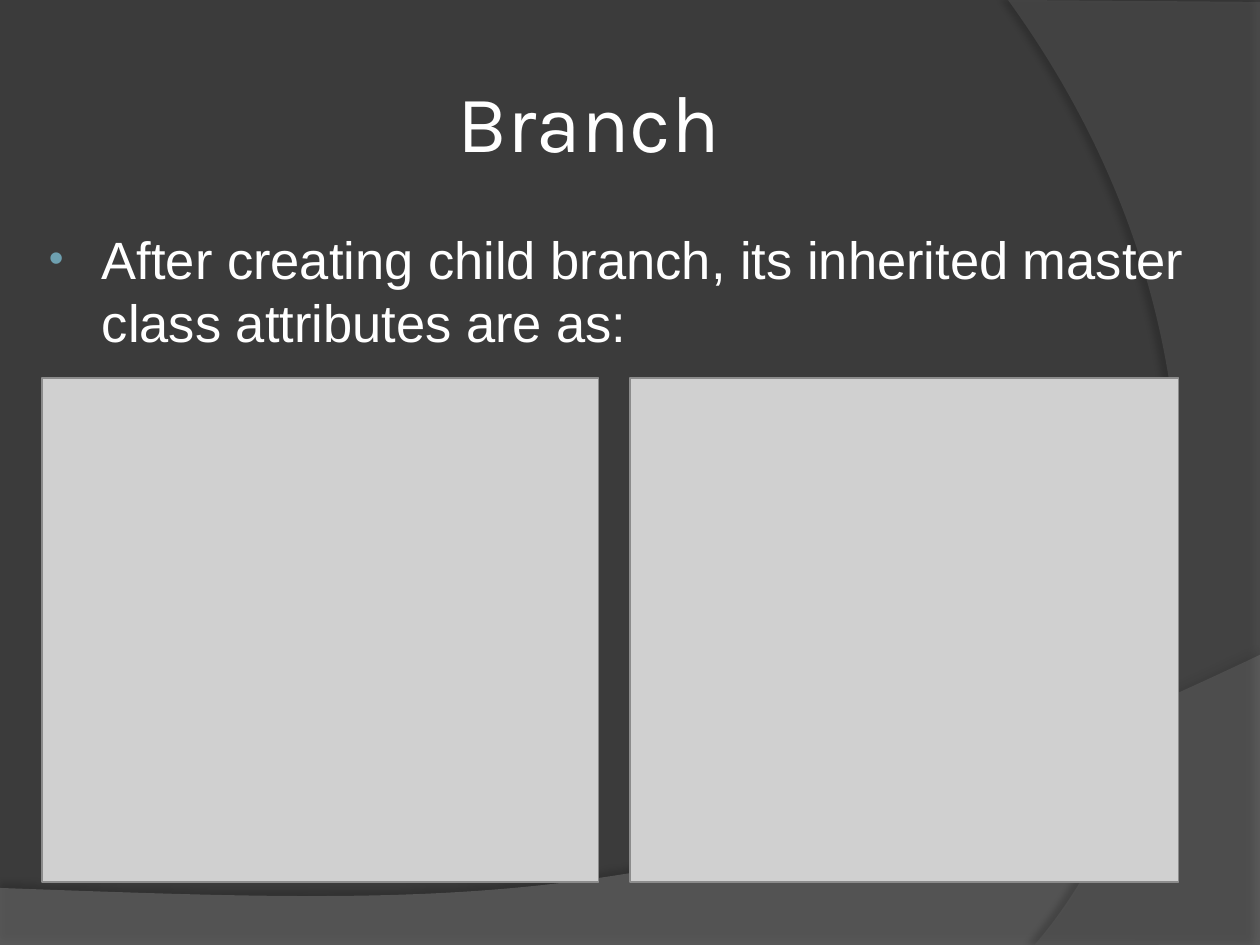
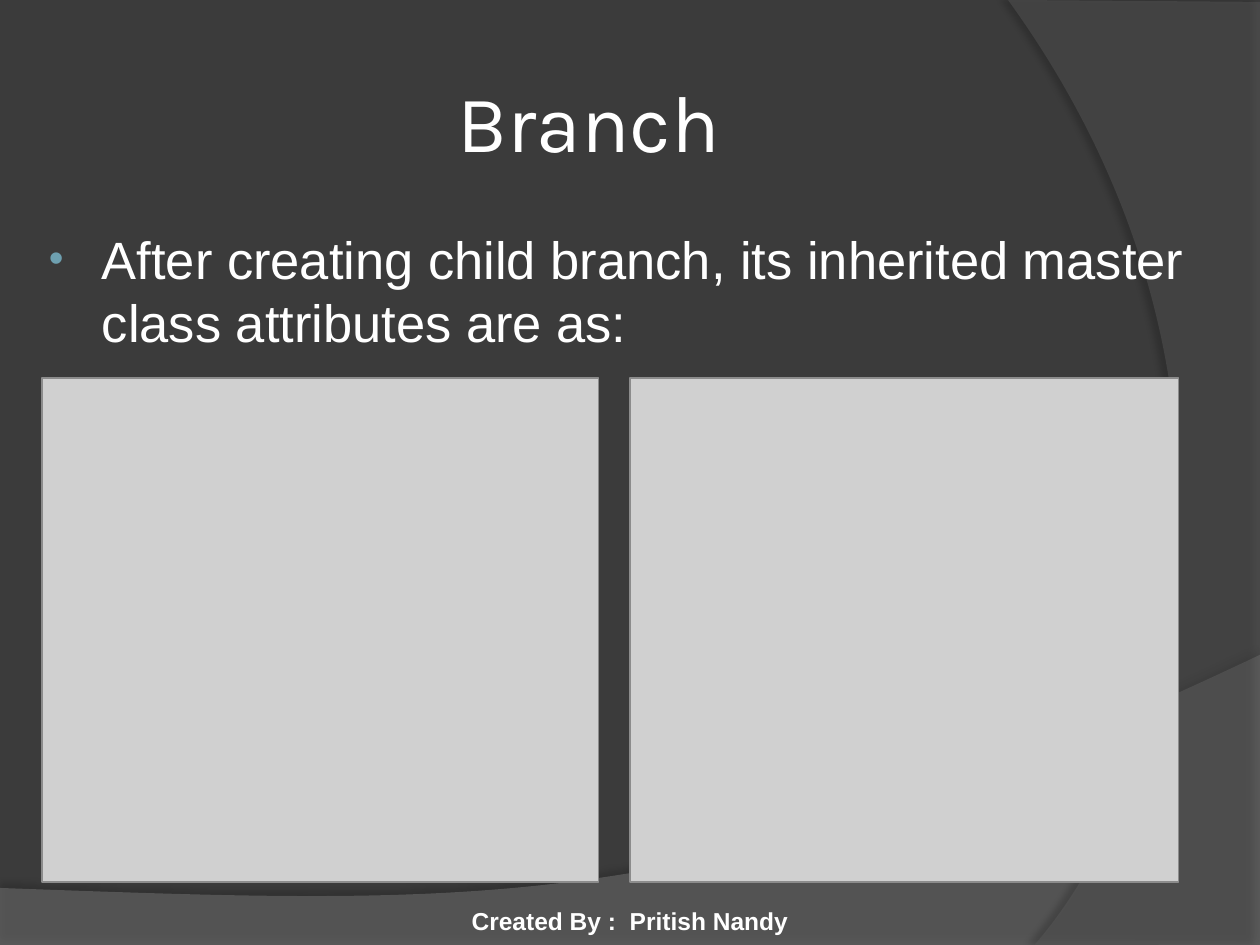
Before and after one commit to PritishNandy/Basic-of-Git-GitHubPPT, a slide deck: slide 30 of Git&GitHub_v2.pptx. Drawn at 1260x945 pixels with LibreOffice and Linux fonts; fonts in the diff are those of the drawing; grey boxes stand for pictures. Boxes give left, top, right and bottom in pixels: in the first picture for what was removed or moved away, otherwise in the second. Text is boxed around its words. In the diff, an @@ line names an element or a change of style, - is before the commit and + after.

```diff
--- a/Git&GitHub_v2.pptx
+++ b/Git&GitHub_v2.pptx
@@ text added at (472,912,788,935), 14 pt, text #FFFFFF, bold @@
+Created By : Pritish Nandy
```
Also in this commit, not shown: 36 other slides changed.
